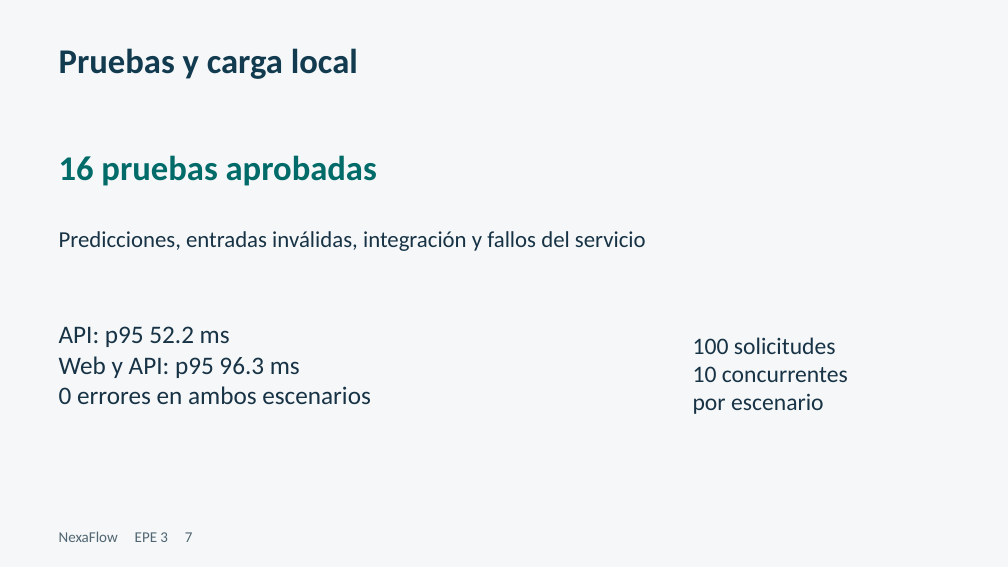
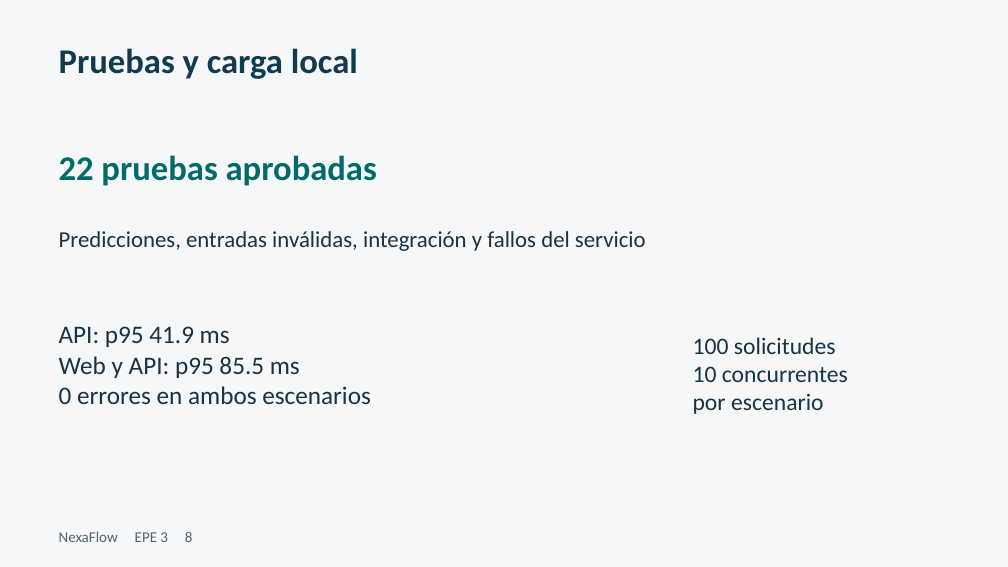
Before and after one commit to RenatoLV/EPE3-IPCHILE-ING, a slide deck: slide 8 of entregables/Presentacion_EPE3.pptx (slide 7 before the commit). Drawn at 1008x567 pixels with LibreOffice and Linux fonts; fonts in the diff are those of the drawing. Boxes give left, top, right and bottom in pixels: in the first picture for what was removed or moved away, otherwise in the second. Text is boxed around its words. In the diff, an @@ line names an element or a change of style, - is before the commit and + after.

```diff
--- a/entregables/Presentacion_EPE3.pptx
+++ b/entregables/Presentacion_EPE3.pptx
@@ text at bbox=[59, 155, 377, 186]: text changed @@
-16 pruebas aprobadas
+22 pruebas aprobadas
@@ text at bbox=[59, 326, 300, 378]: text changed @@
-API: p95 52.2 ms
-Web y API: p95 96.3 ms
+API: p95 41.9 ms
+Web y API: p95 85.5 ms
@@ text at bbox=[59, 531, 193, 542]: text changed @@
-NexaFlow EPE 3 7
+NexaFlow EPE 3 8
```
Also in this commit, not shown: 2 other slides changed, 2 slides added, 1 slide removed, 15 other files.
